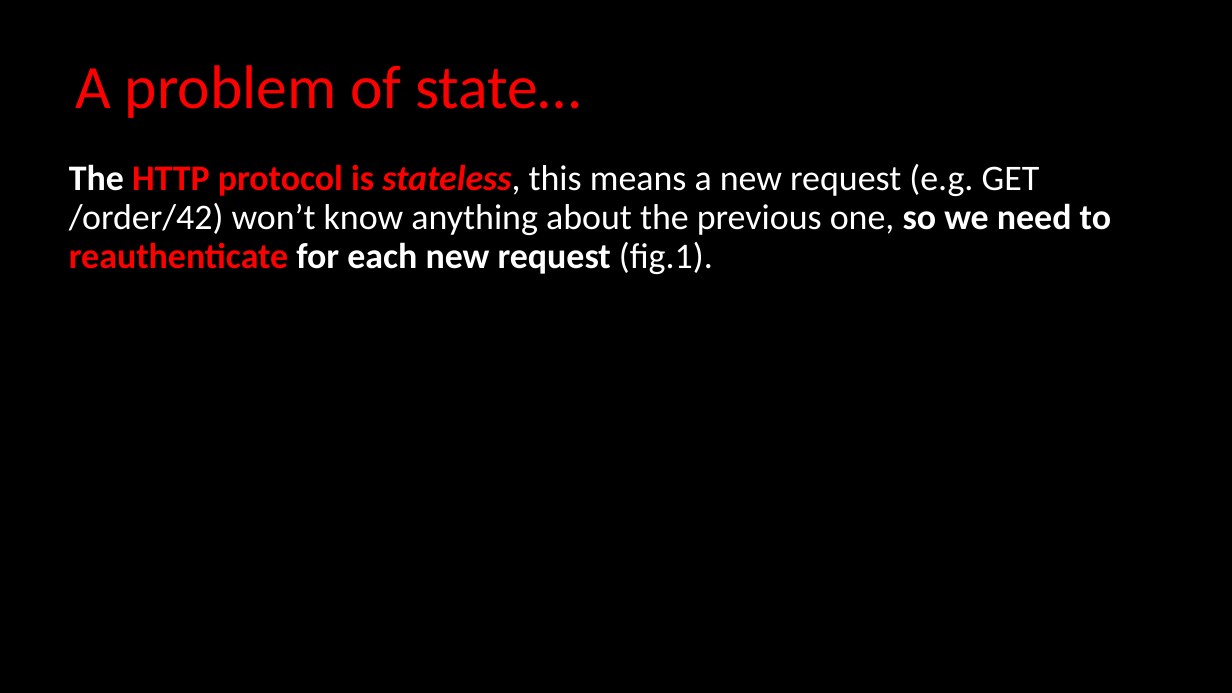
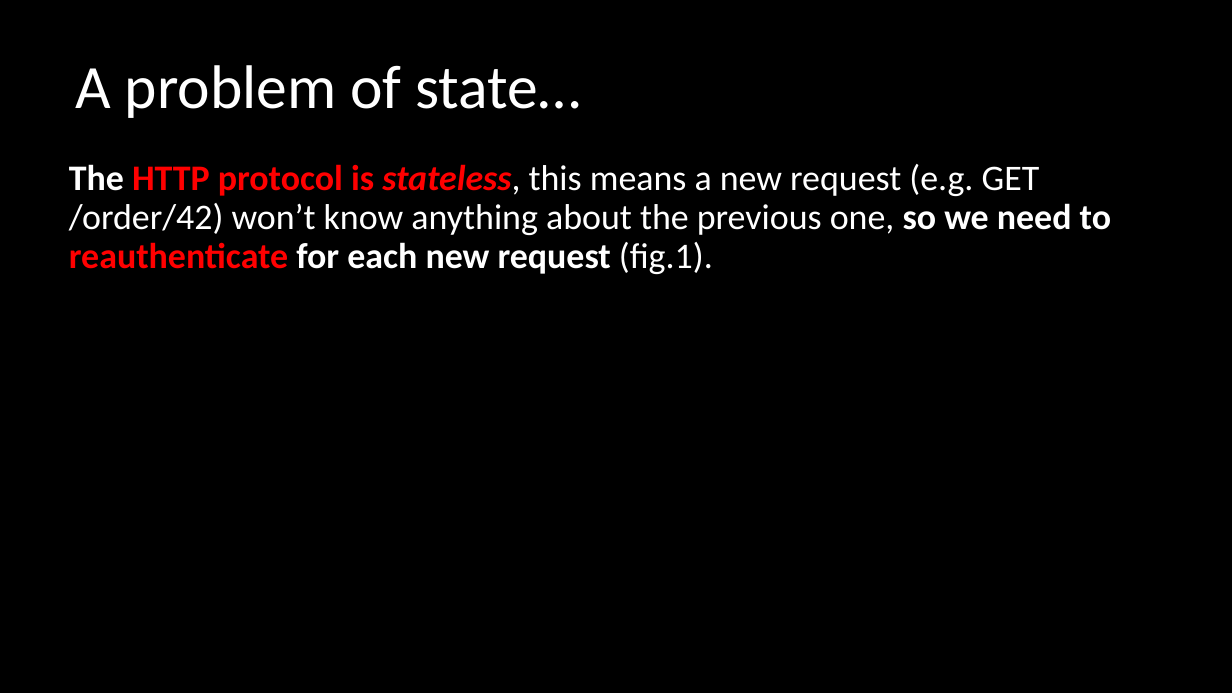
Before and after one commit to asafnaory/nestjs-course, a slide deck: slide 6 of presentations/lecture_jwt.pptx (slide 5 before the commit). Drawn at 1232x693 pixels with LibreOffice and Linux fonts; fonts in the diff are those of the drawing. Boxes give left, top, right and bottom in pixels: in the first picture for what was removed or moved away, otherwise in the second. Text is boxed around its words. In the diff, an @@ line names an element or a change of style, - is before the commit and + after.

```diff
--- a/presentations/lecture_jwt.pptx
+++ b/presentations/lecture_jwt.pptx
@@ title "A problem of state…" at [75,65,580,118]: text colour #FF0000 to #FFFFFF @@
```
Also in this commit, not shown: 6 other slides changed, 3 slides added, 9 other files.
